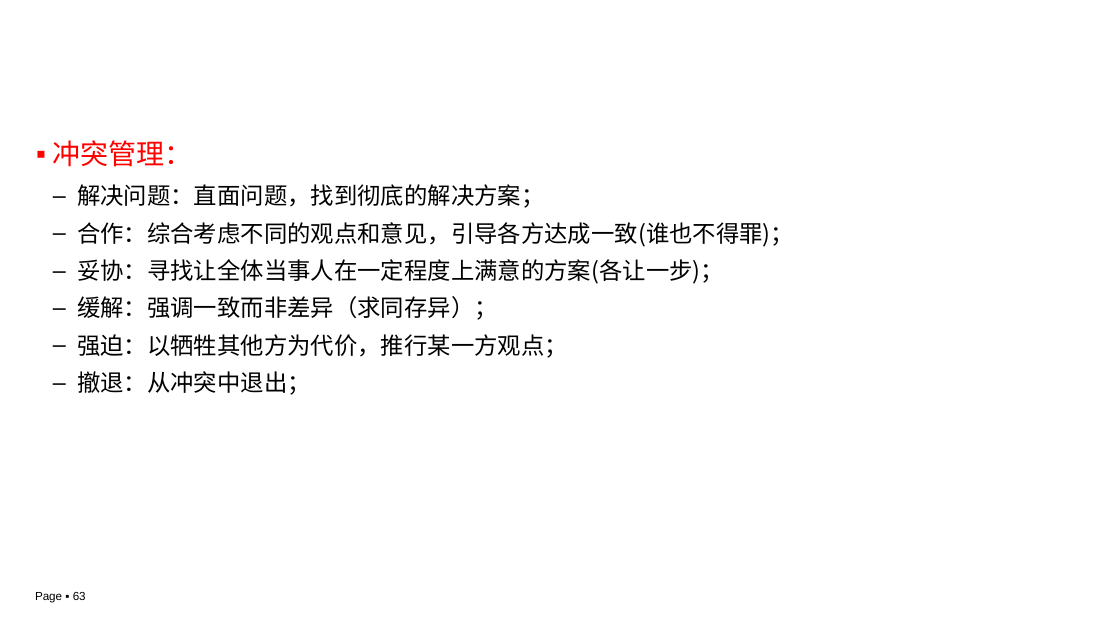
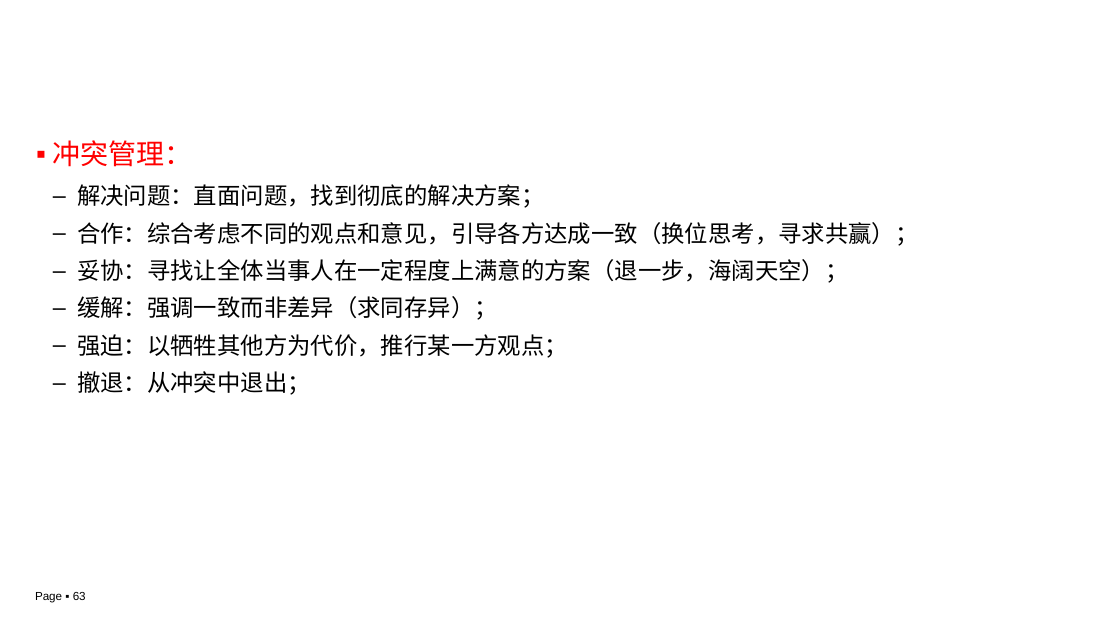
Before and after one commit to edu2act/course-IT-Project-Management, a slide deck: slide 63 of materials/slides/ch04.pptx. Drawn at 1120x630 pixels with LibreOffice and Linux fonts; fonts in the diff are those of the drawing; background and template pictures are left out. Boxes give left, top, right and bottom in pixels: in the first picture for what was removed or moved away, otherwise in the second. Text is boxed around its words. In the diff, an @@ line names an element or a change of style, - is before the commit and + after.

```diff
--- a/materials/slides/ch04.pptx
+++ b/materials/slides/ch04.pptx
@@ text at bbox=[77, 222, 919, 283]: text changed @@
-  – 合作：综合考虑不同的观点和意见，引导各方达成一致(谁也不得罪)；
-  – 妥协：寻找让全体当事人在一定程度上满意的方案(各让一步)；
+  – 合作：综合考虑不同的观点和意见，引导各方达成一致（换位思考，寻求共赢）；
+  – 妥协：寻找让全体当事人在一定程度上满意的方案（退一步，海阔天空）；
```
Also in this commit, not shown: 10 other slides changed.
